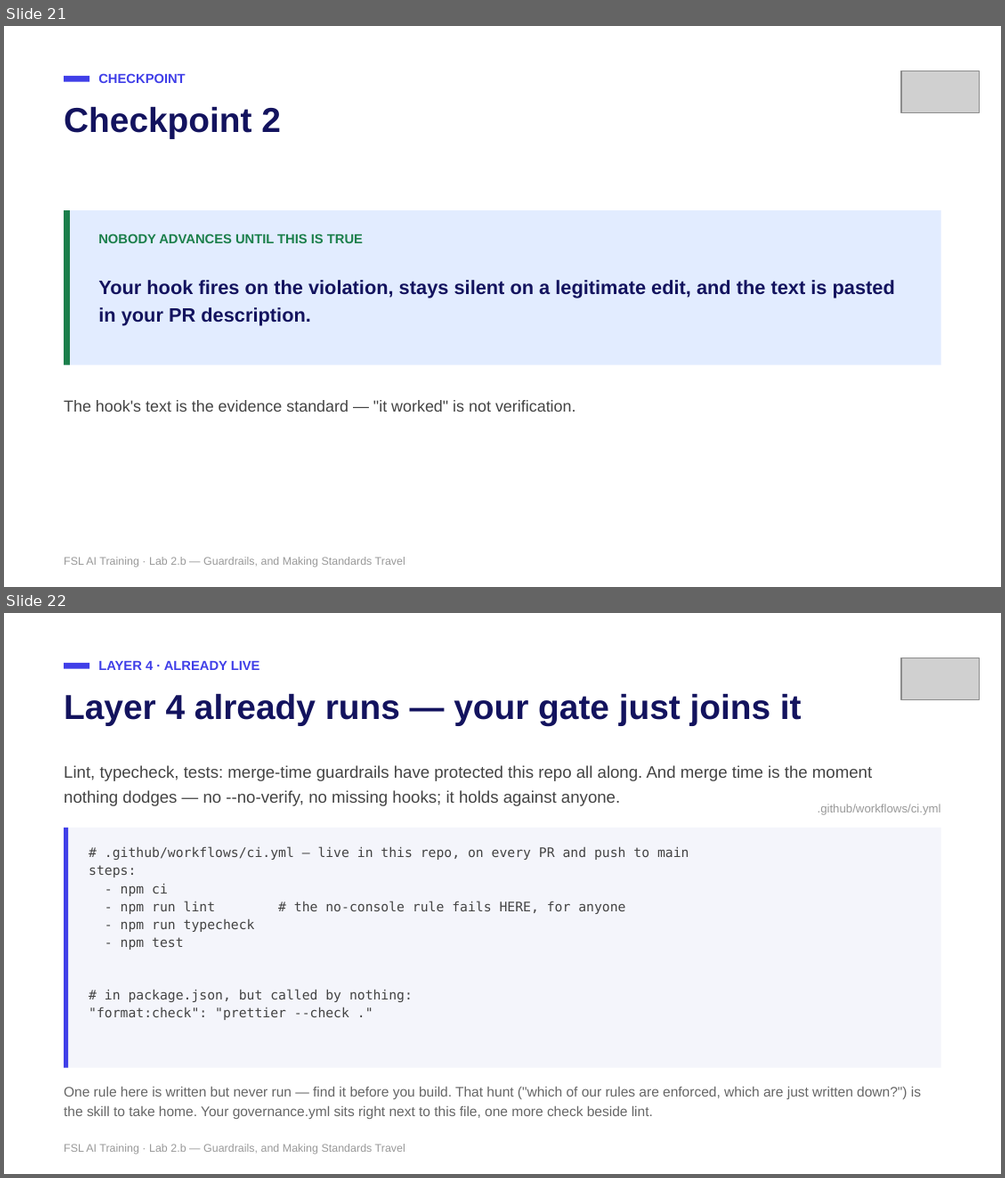
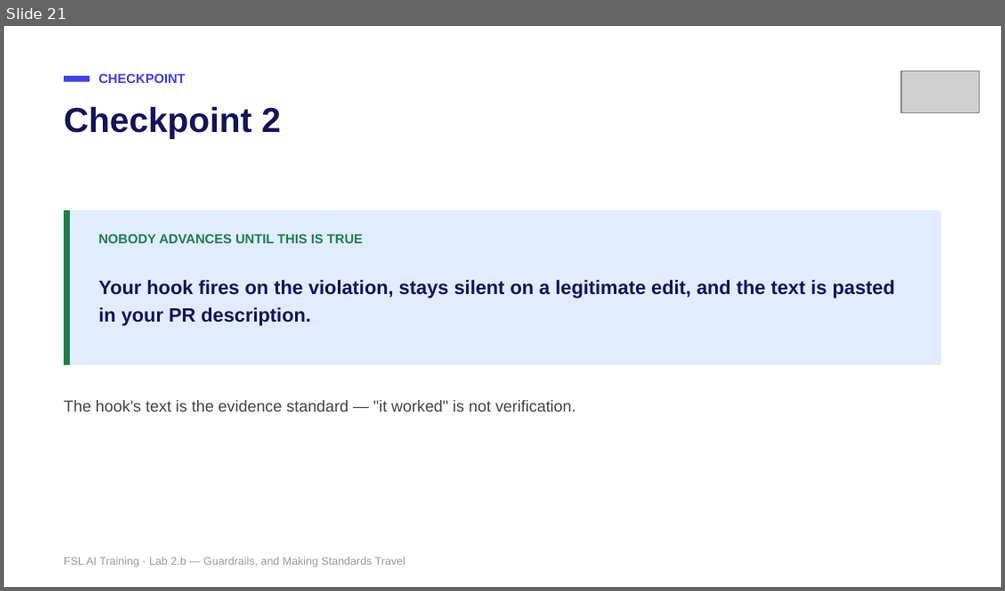
Before and after one commit to mike-tajmajer-fullstacklabs/fsl-taskboard-lab, a slide deck: docs/instructor/lab-2b-guardrails.pptx. Shown one above the other, each under a label of ours: slides 21 and 22 before the commit, slide 21 after it. The pictures are 1005x1178 and 1005x591 pixels, drawn with LibreOffice and Linux fonts; fonts in the diff are those of the drawing; grey boxes stand for pictures. Boxes give left, top, right and bottom in pixels: in the first picture for what was removed or moved away, otherwise in the second. Text is boxed around its words. In the diff, an @@ line names an element or a change of style, - is before the commit and + after.

```diff
--- a/docs/instructor/lab-2b-guardrails.pptx
+++ b/docs/instructor/lab-2b-guardrails.pptx
@@ slide 22 removed at (4,613,1001,1174), background #FFFFFF @@
@@ rectangle removed at (64,663,89,669) @@
@@ text removed at (98,661,260,670) @@
-LAYER 4 · ALREADY LIVE
@@ picture removed at (901,657,979,699) @@
@@ text removed at (64,693,801,725) @@
-Layer 4 already runs — your gate just joins it
@@ text removed at (64,765,872,806) @@
-Lint, typecheck, tests: merge-time guardrails have protected this repo all along. And merge time is the moment nothing dodges — no --no-verify, no missing hooks; it holds against anyone.
@@ text removed at (817,803,941,815) @@
-.github/workflows/ci.yml
@@ rectangle removed at (64,827,941,1068) @@
@@ rectangle removed at (64,827,68,1068) @@
@@ text removed at (89,846,689,1020) @@
-# .github/workflows/ci.yml — live in this repo, on every PR and push to main
-steps:
-- npm ci
-- npm run lint # the no-console rule fails HERE, for anyone
-- npm run typecheck
-- npm test
-# in package.json, but called by nothing:
-"format:check": "prettier --check ."
@@ text removed at (64,1086,921,1119) @@
-One rule here is written but never run — find it before you build. That hunt ("which of our rules are enforced, which are just written down?") is the skill to take home. Your governance.yml sits right next to this file, one more check beside lint.
@@ text removed at (64,1143,405,1154) @@
-FSL AI Training · Lab 2.b — Guardrails, and Making Standards Travel
```
Also in this commit, not shown: 2 slides changed, 1 slide added, 1 other slide removed, 17 other files.
